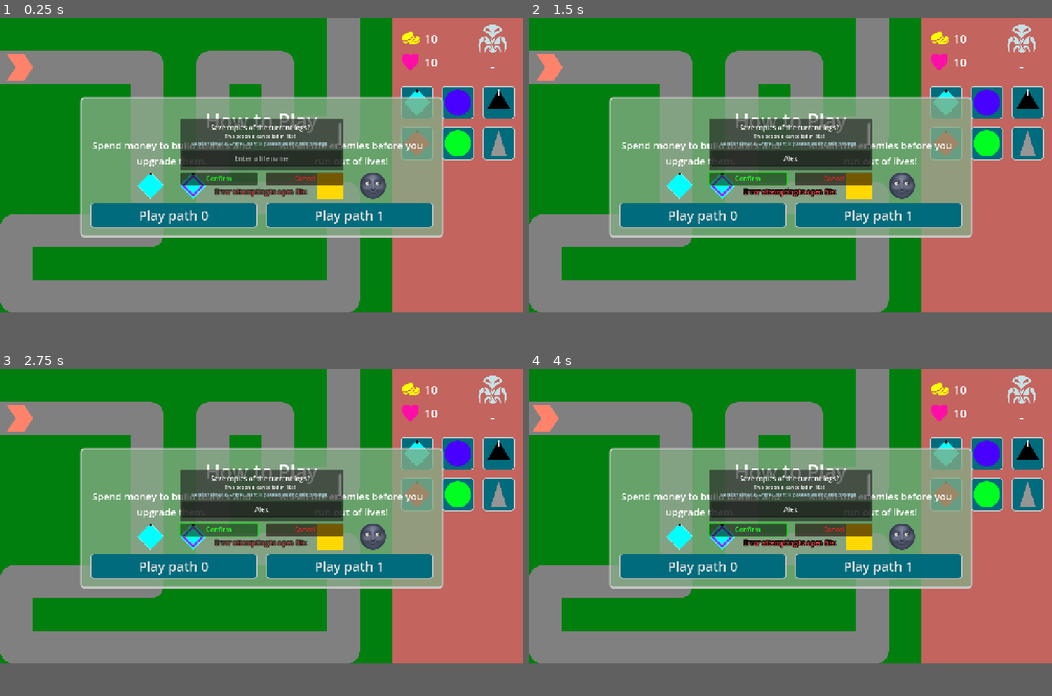
Above: before the commit, frames 1-4 (two rows, left to right).
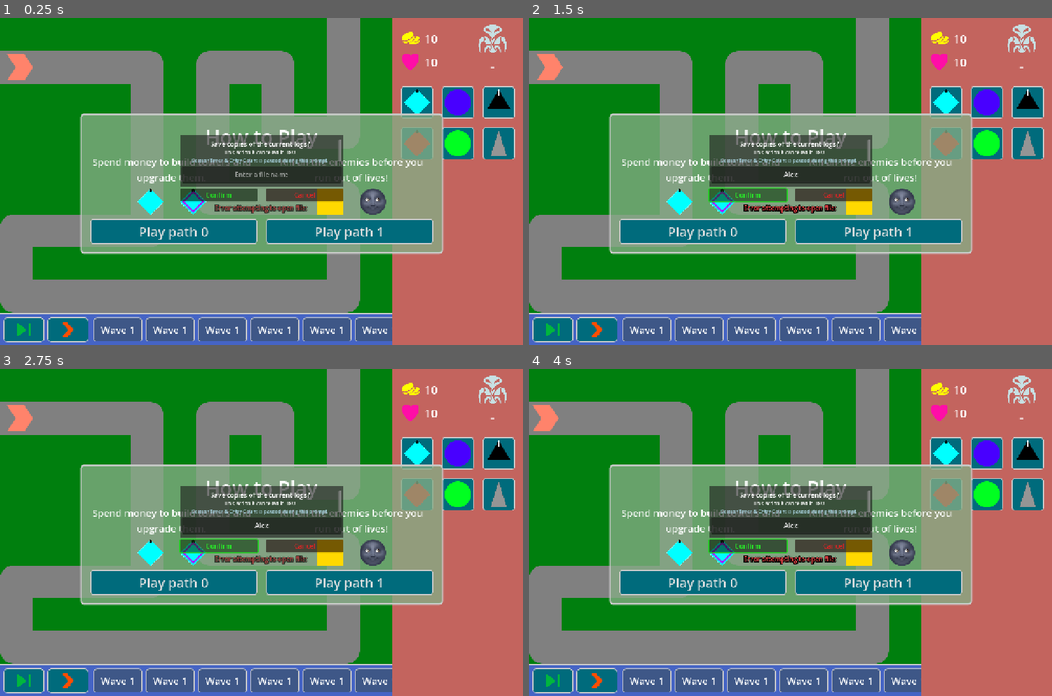
Above: after the commit, the same moments.

Repository: phrasmotica/godot-tower-defence
Game: Godot game, scene res://scenes/game.tscn
Same seed, same stepped clock (60 frames per second), same inputs: the game is played once before the commit and once after it.
Inputs (mouse positions are in pixels of both pictures, inside the frame that each line leads up to):
- Up to frame 1 (0.25 s): no input
- Up to frame 2 (1.5 s): click (790, 158) at 0.52 s; type "Alex" at 0.6 s; click "Confirm" at 1.25 s
- Up to frame 3 (2.75 s): click "Confirm" at 2 s
- Up to frame 4 (4 s): click "Play path 0" at 2.75 s; click "Play path 0" at 3.5 s
The window is 800x450 before the commit and 800x500 after it. Grey fills any space a smaller window leaves; there, only what the larger window draws over its background counts as a difference.

The runs differ from the first frame. In frame 1, 28% of the frame differs, in the area x 0-100%, y 3-100%; in frame 2, 28%; in frame 3, 28%; in frame 4, 28%.
Error before the commit: Trying to assign value of type 'Nil' to a variable of type 'Array'. (res://addons/GoLogger/Log.gd:296)
Error after the commit: Invalid call. Nonexistent function 'set_color' in base 'Nil'. (res://scenes/ui/wave_ui/icon_button.gd:44)

Commit message:
Increase height of game window. Add wave UI to the bottom of the window, and adjust the game UI height accordingly

Diff:
--- a/project.godot
+++ b/project.godot
@@ -35,7 +35,7 @@
 [display]
 
 window/size/viewport_width=1280
-window/size/viewport_height=720
+window/size/viewport_height=800
 window/stretch/mode="canvas_items"
 
 [editor_plugins]
--- a/scenes/game.tscn
+++ b/scenes/game.tscn
@@ -1,8 +1,9 @@
-[gd_scene load_steps=10 format=3 uid="uid://dgtufrjl0qobf"]
+[gd_scene load_steps=11 format=3 uid="uid://dgtufrjl0qobf"]
 
 [ext_resource type="Script" uid="uid://6y6dgm6dwokl" path="res://scenes/towers/tower_manager.gd" id="5_rtba5"]
 [ext_resource type="Script" uid="uid://b6cvfk5q3srt7" path="res://scenes/projectiles/projectile_container.gd" id="6_0tnpc"]
 [ext_resource type="PackedScene" uid="uid://b2hg1tskkcs4k" path="res://scenes/ui/tint.tscn" id="6_gee14"]
+[ext_resource type="PackedScene" uid="uid://buvg0qrqisu1m" path="res://scenes/ui/wave_ui/wave_ui.tscn" id="8_vtaks"]
 [ext_resource type="Script" uid="uid://uc48toghoyoj" path="res://scenes/paths/path_manager.gd" id="8_wg70s"]
 [ext_resource type="PackedScene" uid="uid://bfpflw4sl38vd" path="res://scenes/ui/game_over.tscn" id="9_2ng1j"]
 [ext_resource type="PackedScene" uid="uid://cwre1fwtm2nge" path="res://scenes/paths/path_0.tscn" id="9_f2e1u"]
@@ -45,6 +46,10 @@
 offset_right = 0.0
 grow_horizontal = 0
 
+[node name="WaveUI" parent="CanvasLayer" instance=ExtResource("8_vtaks")]
+offset_top = 720.0
+offset_bottom = 800.0
+
 [node name="OverlayCanvas" type="CanvasLayer" parent="."]
 
 [node name="StartGame" parent="OverlayCanvas" instance=ExtResource("9_sjprc")]
--- a/scenes/ui/game_ui/game_ui.tscn
+++ b/scenes/ui/game_ui/game_ui.tscn
@@ -10,7 +10,7 @@
 
 [node name="GameUI" type="PanelContainer"]
 offset_right = 320.0
-offset_bottom = 720.0
+offset_bottom = 800.0
 theme = ExtResource("1_8cfus")
 theme_type_variation = &"FlatPanelContainer"
 script = ExtResource("2_2lwfb")
@@ -36,7 +36,7 @@
 layout_mode = 2
 
 [node name="CreateTowerUI" parent="VBoxContainer" instance=ExtResource("4_3pagb")]
-custom_minimum_size = Vector2(0, 278)
+custom_minimum_size = Vector2(0, 358)
 layout_mode = 2
 
 [node name="TowerUIPusher" parent="VBoxContainer" node_paths=PackedStringArray("to_push") instance=ExtResource("7_dqr6q")]
